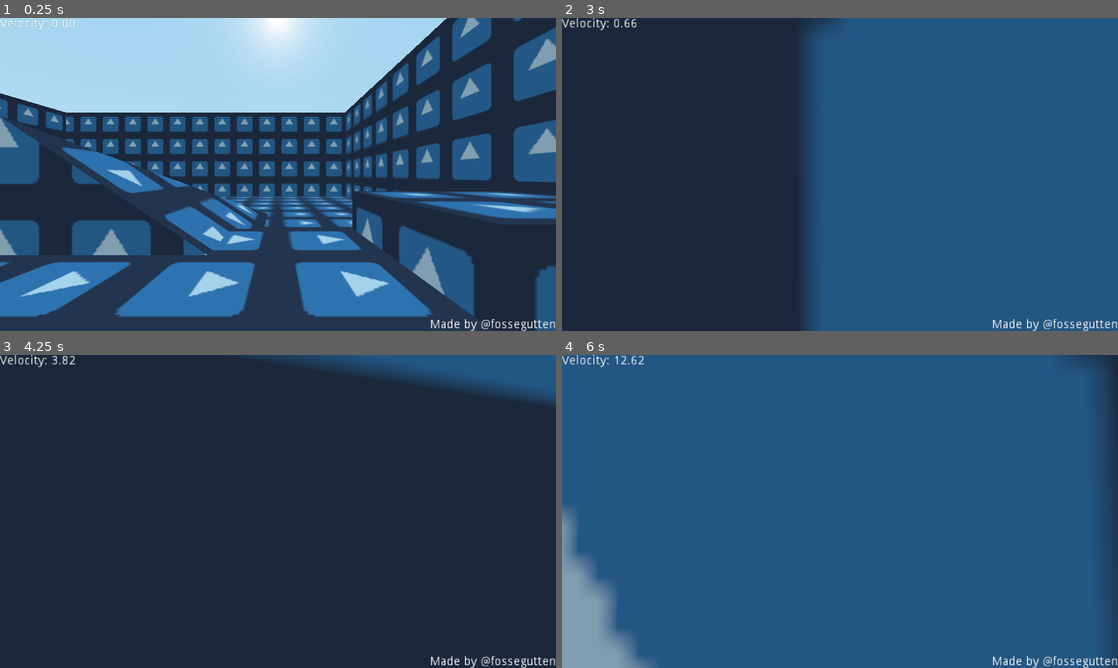
Above: before the commit, frames 1-4 (two rows, left to right).
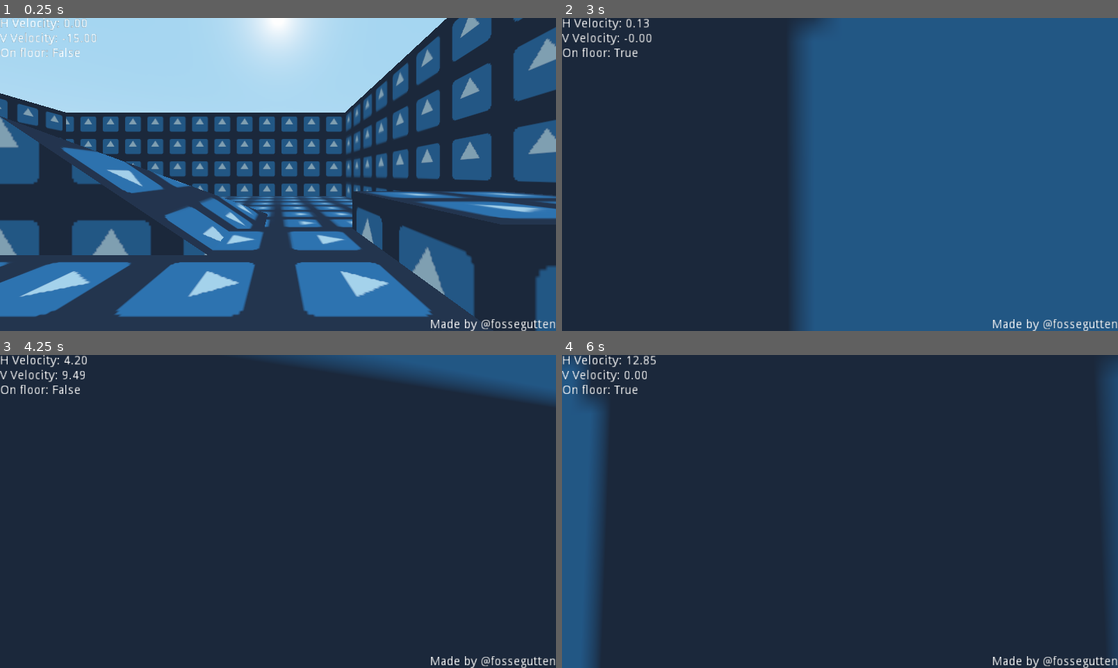
Above: after the commit, the same moments.

Repository: fossegutten/Simple-Q3-Controller
Game: Godot game, scene res://Game.tscn
The game is run twice, just before and just after one commit, with the same random seed, the same clock (stepped at 60 frames per second) and the same inputs. The engine's default icon, where the game draws it, is replaced by a stand-in: a white triangle on a blue panel in a dark square.
Inputs (mouse positions are in pixels of both pictures, inside the frame that each line leads up to):
- Up to frame 1 (0.25 s): no input
- Up to frame 2 (3 s): tap Enter at 0.5 s; move the mouse to (867, 174) at 0.52 s; hold Space (jump) 0.53-1.28 s; hold W (move_forward) from 0.53 s (still down); move the mouse to (812, 174) at 1.27 s; tap F at 1.35, 2.85 s; tap Space (jump) at 1.52, 1.55, 1.82 s; move the mouse to (851, 168) at 2.02 s; hold Space (jump) 2.03-2.78 s; move the mouse to (834, 180) at 2.77 s
- Up to frame 3 (4.25 s): keep holding W (move_forward); tap Space (jump) at 3.02, 3.05, 3.32 s; move the mouse to (316, 514) at 3.52 s; hold Space (jump) from 3.53 s (still down)
- Up to frame 4 (6 s): move the mouse to (795, 508) at 4.27 s; release Space (jump) at 4.28 s; tap F at 4.35, 5.85 s; tap Space (jump) at 4.52, 4.55, 4.82 s; move the mouse to (845, 511) at 5.02 s; hold Space (jump) 5.03-5.78 s; move the mouse to (817, 505) at 5.77 s; release W (move_forward) at 5.78 s; hold D (move_right) from 5.78 s (still down)

The runs differ from the first frame. In frame 1, 0.5% of the frame differs, in the area x 0-18%, y 0-13%; in frame 2, 3.0%; in frame 3, 0.6%; in frame 4, 95%, in the area x 0-100%, y 0-100%.

Commit message:
snap to floor and no slope sliding

Diff:
--- a/Game.gd
+++ b/Game.gd
@@ -10,7 +10,9 @@
 
 
 func _process(delta):
-	label.text = "Velocity: %3.2f" % [Vector2(player.velocity.x, player.velocity.z).length()]
+	label.text = "H Velocity: %3.2f" % [Vector2(player.velocity.x, player.velocity.z).length()]
+	label.text += "\nV Velocity: %3.2f" % [player.velocity.y]
+	label.text += "\nOn floor: %s" % player.is_on_floor()
 
 
 func _input(event):
--- a/player_q3/PlayerQ3.gd
+++ b/player_q3/PlayerQ3.gd
@@ -1,5 +1,6 @@
 extends KinematicBody
 
+const DIST_FLOOR_SNAP := Vector3.DOWN * 0.2
 
 onready var body : Spatial = $Body
 onready var head : Spatial = $Body/Head
@@ -24,6 +25,7 @@
 
 
 var velocity := Vector3.ZERO
+var floor_snap := Vector3.ZERO
 
 
 func get_move_direction() -> Vector3:
@@ -48,18 +50,27 @@
 
 func _physics_process(delta):
 
-	velocity.y = max(-max_fall_speed, velocity.y - gravity * delta)
+	var was_on_floor : bool = is_on_floor()
+	var h_target_dir : Vector3 = get_move_direction()
 
-	var h_target_dir : Vector3 = get_move_direction()
 	if is_on_floor():
 		apply_friction(delta)
 		accelerate(delta, h_target_dir, move_speed, accel_ground)
 		if Input.is_action_pressed("jump"):
 			velocity.y = sqrt(2 * jump_height * abs(gravity))
+			floor_snap = Vector3.ZERO
 	else:
+		# hack: only add gravity not on ground, to prevent sliding on slopes
+		# This works because move_and_slide_with_snap warps the player to the ground in other cases
+		velocity.y = max(-max_fall_speed, velocity.y - gravity * delta)
 		accelerate(delta, h_target_dir, move_speed, accel_air)
 
-	velocity = move_and_slide(velocity, Vector3.UP, true, 4, deg2rad(max_slope_angle), false)
+	velocity = move_and_slide_with_snap(velocity, floor_snap, Vector3.UP, true, 4, deg2rad(max_slope_angle), false)
+
+	if !was_on_floor and is_on_floor():
+		floor_snap = DIST_FLOOR_SNAP
+	elif was_on_floor and !is_on_floor():
+		floor_snap = Vector3.ZERO
 
 
 func accelerate(delta : float, p_target_dir : Vector3, p_target_speed : float, p_accel : float):
